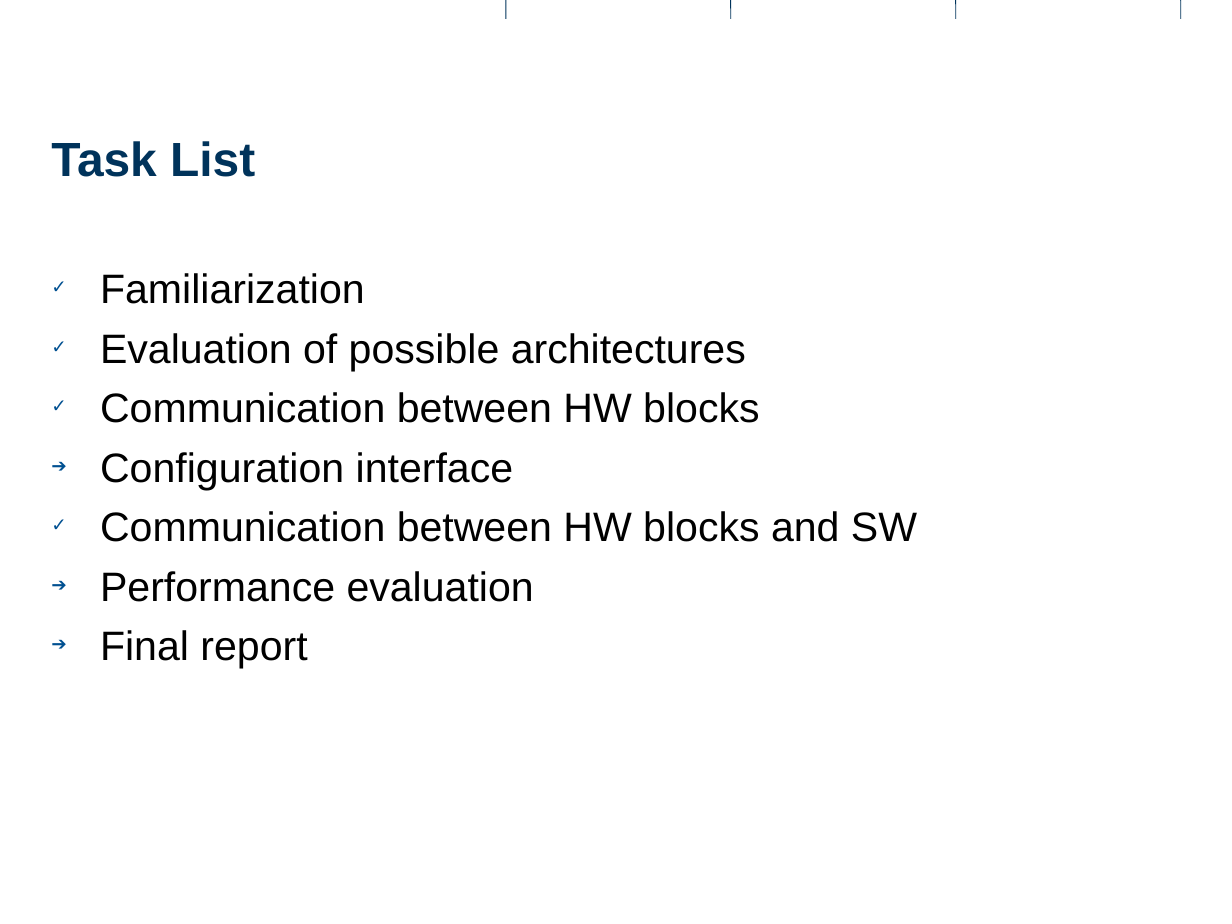
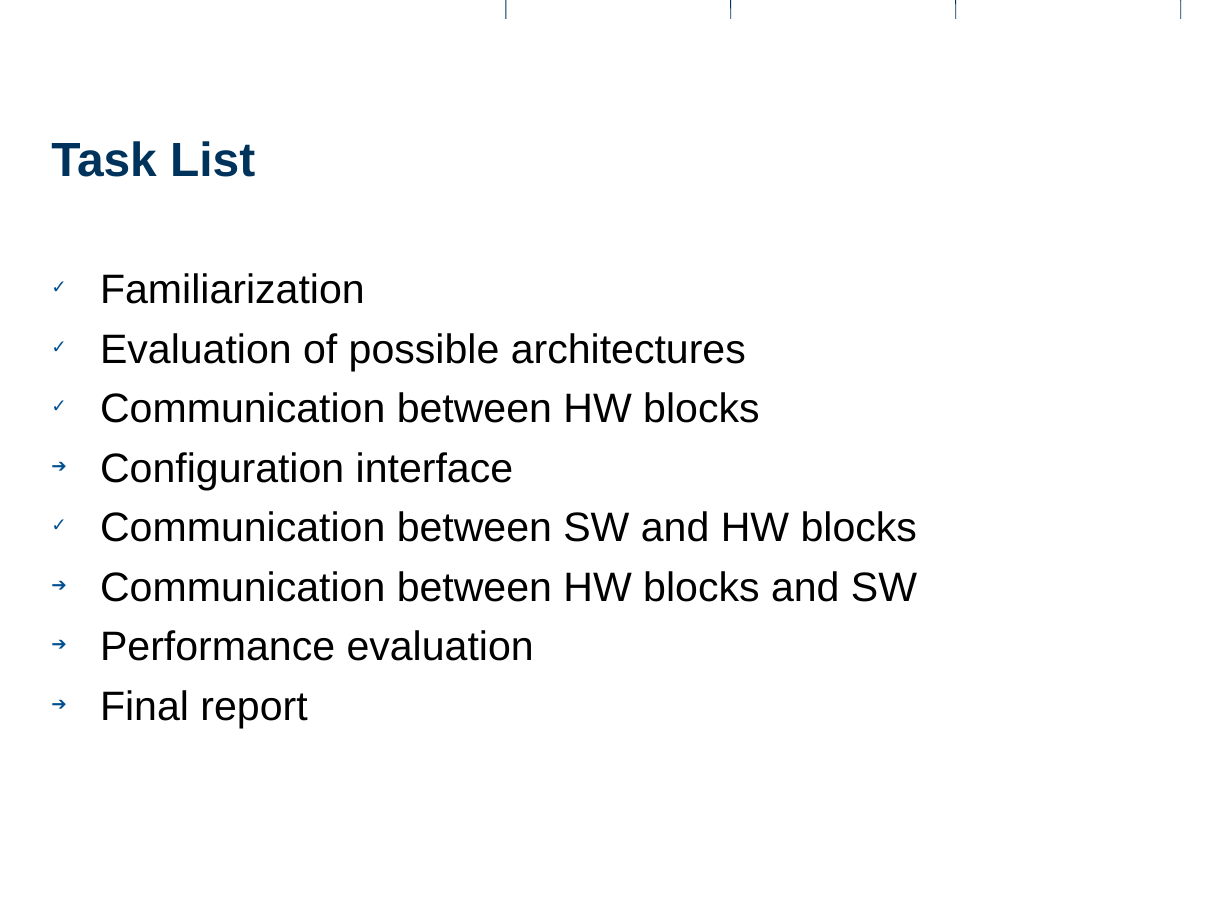
Before and after one commit to rihuber/ma, a slide deck: slide 21 of documents/presentations/intermediate2/intermediate2.odp (slide 20 before the commit). Drawn at 1232x924 pixels with LibreOffice and Linux fonts; fonts in the diff are those of the drawing; background and template pictures are left out. Boxes give left, top, right and bottom in pixels: in the first picture for what was removed or moved away, otherwise in the second. Text is boxed around its words. In the diff, an @@ line names an element or a change of style, - is before the commit and + after.

```diff
--- a/documents/presentations/intermediate2/intermediate2.odp
+++ b/documents/presentations/intermediate2/intermediate2.odp
@@ text at (x1=100, y1=511, x2=917, y2=542): paragraph added @@
+✓ Communication between SW and HW blocks
@@ text at (x1=100, y1=571, x2=917, y2=602): bullet ✓ to ➔ @@
```
Also in this commit, not shown: 1 other slide changed, 1 slide added, 2 other files.
